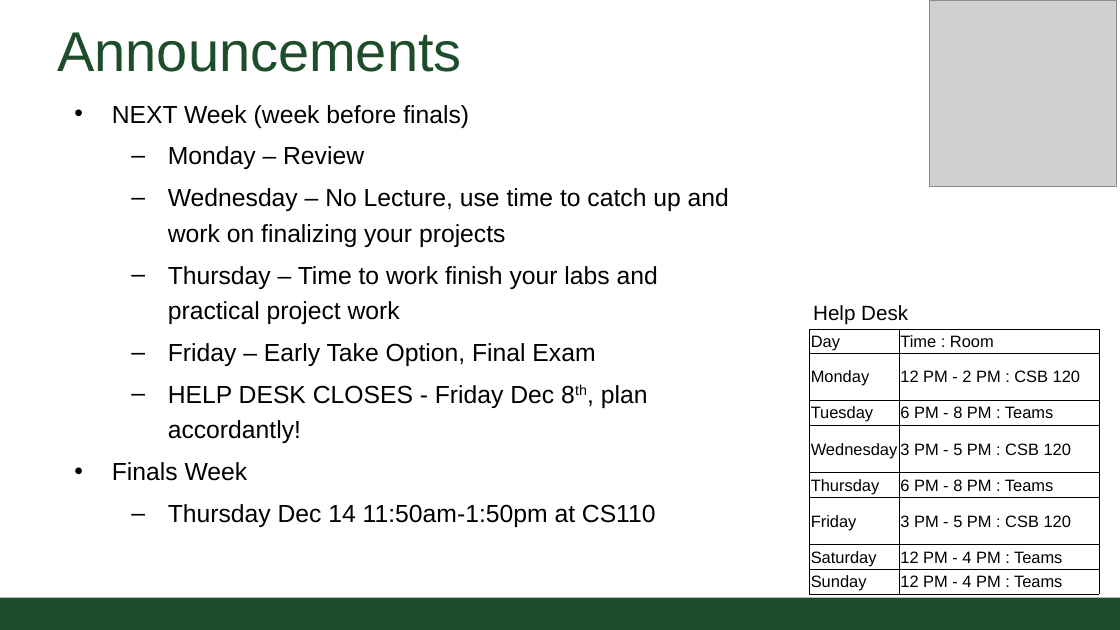
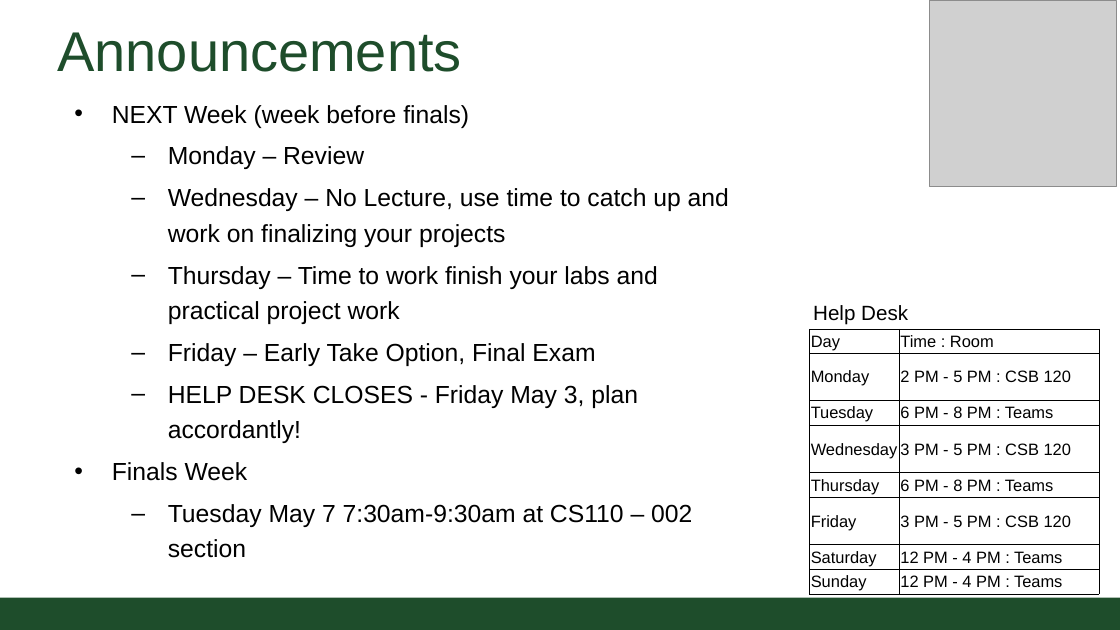
Before and after one commit to CSU-CompSci-CS163-4/Handouts, a slide deck: slide 2 of slides/On-Campus/14_03_Collections.pptx. Drawn at 1120x630 pixels with LibreOffice and Linux fonts; fonts in the diff are those of the drawing; grey boxes stand for pictures; background and template pictures are left out. Boxes give left, top, right and bottom in pixels: in the first picture for what was removed or moved away, otherwise in the second. Text is boxed around its words. In the diff, an @@ line names an element or a change of style, - is before the commit and + after.

Commit message:
Week 14 lectures updated

```diff
--- a/slides/On-Campus/14_03_Collections.pptx
+++ b/slides/On-Campus/14_03_Collections.pptx
@@ table at (x1=809, y1=329, x2=1099, y2=595) @@
-row 2, column 2: 12 PM - 2 PM : CSB 120
+row 2, column 2: 2 PM - 5 PM : CSB 120
@@ text at (x1=168, y1=385, x2=638, y2=443): text changed @@
-  – HELP DESK CLOSES - Friday Dec 8th, plan accordantly!
+  – HELP DESK CLOSES - Friday May 3, plan accordantly!
@@ text at (x1=168, y1=504, x2=692, y2=558): text changed @@
-  – Thursday Dec 14 11:50am-1:50pm at CS110
+  – Tuesday May 7 7:30am-9:30am at CS110 – 002 section
```
Also in this commit, not shown: 3 other files.
